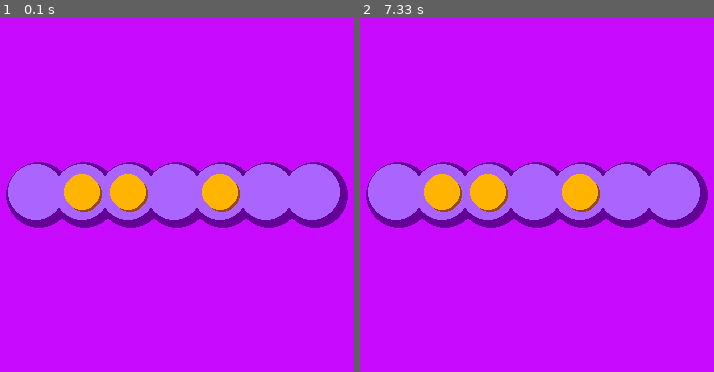
Above: before the commit, frames 1-2 (left to right).
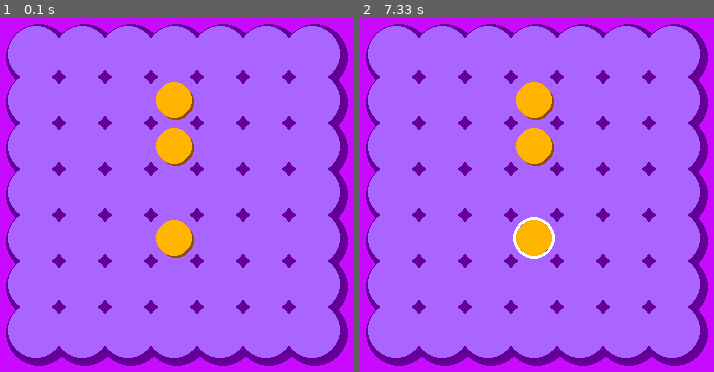
Above: after the commit, the same moments.

Repository: alvansga/my-py-game
Game: pygame game, started from marble.py
The game is run twice, just before and just after one commit, with the same random seed, the same clock (stepped at 60 frames per second) and the same inputs.
Inputs (mouse positions are in pixels of both pictures, inside the frame that each line leads up to):
- Up to frame 1 (0.1 s): no input
- Up to frame 2 (7.33 s): press the mouse at (540, 226) at 0.37 s; move the mouse to (480, 212) at 0.47 s; release the mouse at (423, 202) at 0.6 s; press the mouse at (540, 226) at 1.7 s; move the mouse to (604, 191) at 1.8 s; release the mouse at (664, 156) at 1.93 s; press the mouse at (395, 99) at 7.03 s; move the mouse to (466, 170) at 7.13 s; release the mouse at (537, 237) at 7.27 s

The runs differ from the first frame. In frame 1, 79% of the frame differs, in the area x 1-99%, y 1-99%; in frame 2, 79%.

Commit message:
more clean

Diff:
--- a/marble.py
+++ b/marble.py
@@ -11,15 +11,15 @@
 FPS = 60
 LEBARWINDOW = 480
 TINGGIWINDOW = 480
-LAJUPINDAH = 10
+
 UKURANMARBLE = 36
 JARI2MARBLE = int (UKURANMARBLE* 0.5)
 UKURANCELAH = 10
+
 LEBARPAPAN = 7
-TINGGIPAPAN = 1
+TINGGIPAPAN = 7
 # LEBARPAPAN = 1
 # TINGGIPAPAN = 7
-
 
 #ukuran margin
 XMARGIN = int((LEBARWINDOW - (LEBARPAPAN * (UKURANMARBLE + UKURANCELAH))) / 2)
@@ -35,22 +35,19 @@
 BIRU        = (170,100,255)
 BIRUTUA     = (100,  0,150)
 
-REAL,SHADOW = 0,1
-
 BGCOLOR = UNGU
 MARBLECOLOR = JINGGA
 MARBLECOLOR2 = JINGGATUA
 RINGCOLOR = PUTIH
-SHADOWCOLOR = KUNING
 BOARDCOLOR = BIRU
 BOARDCOLOR2 = BIRUTUA
 WINTEKSCOLOR = PUTIH
 WINBGTEKSCOLOR = None
 
+# gambar objek
 MARBLE = 'marble'
-SHMARBLE = 'shmarble'
+CURMARBLE = 'curmarble'
 RING = 'ring'
-
 
 def main():
     global FPSCLOCK, DISPLAYSURF
@@ -58,38 +55,27 @@
     FPSCLOCK = pygame.time.Clock()
     DISPLAYSURF = pygame.display.set_mode((LEBARWINDOW,TINGGIWINDOW))
     pygame.display.set_caption('Marbles')
-    DISPLAYSURF.fill(BGCOLOR)
-    gambarBG()
+
     xmouse = 0
     ymouse = 0
     prevselect = (None,None)
     marbles = []
     mousehold = False
-    mouserelease = False
     win = False
     congratsteks = ['Fantastic!','Magnificent!','Amazing!','Well Played!','Awesome!','Good Game!','Well Done!']
     randomcongrats = ''
+
+    #set marble tabel LEBARPAPAN x TINGGIPAPAN
     for i in range(LEBARPAPAN):
         marbles.append([False] * TINGGIPAPAN)
 
-    #level 1
-    marbles[int(LEBARPAPAN/2)-2][int(TINGGIPAPAN/2)] = True
-    marbles[int(LEBARPAPAN/2)-1][int(TINGGIPAPAN/2)] = True
-    marbles[int(LEBARPAPAN/2)+1][int(TINGGIPAPAN/2)] = True
-
-    # marbles[int(LEBARPAPAN/2)][int(TINGGIPAPAN/2)-2] = True
-    # marbles[int(LEBARPAPAN/2)][int(TINGGIPAPAN/2)-1] = True
-    # marbles[int(LEBARPAPAN/2)][int(TINGGIPAPAN/2)+1] = True
+    #set level
+    marbles = setLevel(2,marbles)
 
     while True:
         mouseklik = False
-        DISPLAYSURF.fill(BGCOLOR)
+        mouserelease = False
         gambarBG()
-        # tampil semua marble ########
-        # for i in range(LEBARPAPAN):
-        #     for j in range(TINGGIPAPAN):
-        #         gambarMarble(MARBLE,REAL,i,j)
-        ########################
         refreshMarble(marbles)
 
         for event in pygame.event.get():
@@ -120,7 +106,7 @@
         else:
             if mousehold == True:
                 xmouse, ymouse = pygame.mouse.get_pos()
-                gambarfreeMarble(MARBLE,REAL,xmouse,ymouse,marbles)
+                gambarObjek(CURMARBLE,xmouse,ymouse)
             else:
                 boxx,boxy = sentuhMarble(xmouse,ymouse)
                 if mouserelease == True:
@@ -140,7 +126,7 @@
                 if boxx != None and boxy != None:
                     # print("tersentuh")
                     if marbles[boxx][boxy]:
-                        gambarRing(boxx,boxy)
+                        gambarObjek(RING,boxx,boxy)
                     if marbles[boxx][boxy] and mouseklik == True:
                         mousehold = True
                         prevselect = (boxx,boxy)
@@ -155,6 +141,7 @@
     return (left,top)
 
 def gambarBG():
+    DISPLAYSURF.fill(BGCOLOR)
     for i in range(LEBARPAPAN):
         for j in range(TINGGIPAPAN):
             gambarWadah2(i,j)
@@ -170,26 +157,16 @@
     left,top = lefttopkoordinatbox(boxx,boxy)
     pygame.draw.circle(DISPLAYSURF,BOARDCOLOR,(left+JARI2MARBLE,top+JARI2MARBLE),JARI2MARBLE+10)
 
-def gambarMarble(bentuk,asli,boxx,boxy):
+def gambarObjek(bentuk,boxx,boxy):
     left,top = lefttopkoordinatbox(boxx,boxy)
-    if asli == REAL:
+    if bentuk == MARBLE:
         pygame.draw.circle(DISPLAYSURF,MARBLECOLOR2,(left+JARI2MARBLE+2,top+JARI2MARBLE+2),JARI2MARBLE)
         pygame.draw.circle(DISPLAYSURF,MARBLECOLOR,(left+JARI2MARBLE,top+JARI2MARBLE),JARI2MARBLE)
-    elif asli == SHADOW:
-        pygame.draw.circle(DISPLAYSURF,SHADOWCOLOR,(left+JARI2MARBLE,top+JARI2MARBLE),JARI2MARBLE)
-
-def gambarfreeMarble(bentuk,asli,left,top,marblelist):
-    if asli == REAL:
-        pygame.draw.circle(DISPLAYSURF,MARBLECOLOR2,(left+2,top+2),JARI2MARBLE)
-        pygame.draw.circle(DISPLAYSURF,MARBLECOLOR,(left,top),JARI2MARBLE)
-        # marblelist[boxx][boxy] = True
-    elif asli == SHADOW:
-        pygame.draw.circle(DISPLAYSURF,SHADOWCOLOR,(left+JARI2MARBLE,top+JARI2MARBLE),JARI2MARBLE)
-
-
-def gambarRing(boxx,boxy):
-    left,top = lefttopkoordinatbox(boxx,boxy)
-    pygame.draw.circle(DISPLAYSURF,RINGCOLOR,(left+JARI2MARBLE,top+JARI2MARBLE),JARI2MARBLE+3,3)
+    elif bentuk == RING:
+        pygame.draw.circle(DISPLAYSURF,RINGCOLOR,(left+JARI2MARBLE,top+JARI2MARBLE),JARI2MARBLE+3,3)
+    elif bentuk == CURMARBLE:
+        pygame.draw.circle(DISPLAYSURF,MARBLECOLOR2,(boxx+2,boxy+2),JARI2MARBLE)
+        pygame.draw.circle(DISPLAYSURF,MARBLECOLOR,(boxx,boxy),JARI2MARBLE)
 
 def sentuhMarble(x,y):
     for boxx in range(LEBARPAPAN):
@@ -204,7 +181,7 @@
     for i in range(LEBARPAPAN):
         for j in range(TINGGIPAPAN):
             if marbles[i][j] == True:
-                gambarMarble(MARBLE,REAL,i,j)
+                gambarObjek(MARBLE,i,j)
 
 def cekmarblerelease(boxx,boxy,prevselect,marbles):
     if prevselect == (None,None):
@@ -247,12 +224,29 @@
     return jum
 
 def wincelebration(randomcongrats):
-    settingFont = pygame.font.Font('freesansbold.ttf',48)
+    settingFont = pygame.font.Font('freesansbold.ttf',36)
     permukaanteks = settingFont.render(randomcongrats,True,WINTEKSCOLOR)
     teksRectObj = permukaanteks.get_rect()
     teksRectObj.center = (int(LEBARWINDOW/2),int(TINGGIWINDOW/4))
 
     DISPLAYSURF.blit(permukaanteks,teksRectObj)
 
+def setLevel(level,marbles):
+    if level == 1:
+        marbles[int(LEBARPAPAN/2)-2][int(TINGGIPAPAN/2)] = True
+        marbles[int(LEBARPAPAN/2)-1][int(TINGGIPAPAN/2)] = True
+        marbles[int(LEBARPAPAN/2)+1][int(TINGGIPAPAN/2)] = True
+    elif level == 2:
+        marbles[int(LEBARPAPAN/2)][int(TINGGIPAPAN/2)-2] = True
+        marbles[int(LEBARPAPAN/2)][int(TINGGIPAPAN/2)-1] = True
+        marbles[int(LEBARPAPAN/2)][int(TINGGIPAPAN/2)+1] = True
+        # ========= tambah level disini ===========
+    else:
+        marbles[int(LEBARPAPAN/2)-2][int(TINGGIPAPAN/2)] = True
+        marbles[int(LEBARPAPAN/2)-1][int(TINGGIPAPAN/2)] = True
+        marbles[int(LEBARPAPAN/2)+1][int(TINGGIPAPAN/2)] = True
+    return marbles
+
+
 if __name__ == '__main__':
     main()
